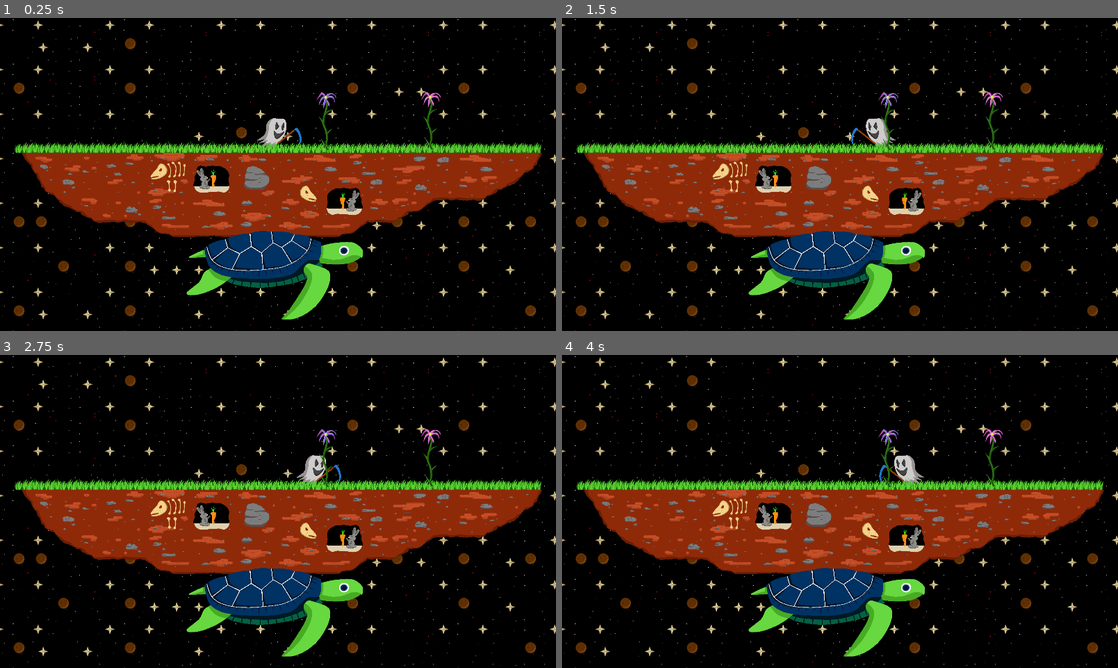
Above: before the commit, frames 1-4 (two rows, left to right).
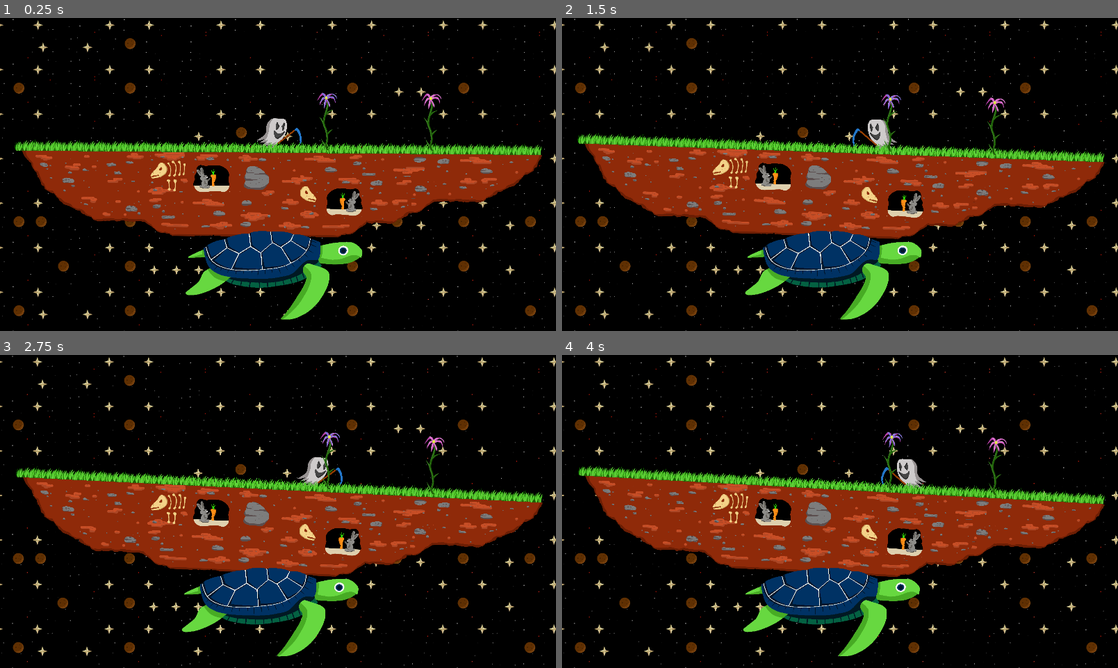
Above: after the commit, the same moments.

Repository: Stennsen/Elephanturtle
Game: Godot game, scene res://scenes/level/diskworld.tscn
Two runs of this game, one before a commit and one after it. Both use one fixed random seed, a clock stepped at 60 frames per second and the inputs below. Before the commit the project has no main scene; this scene is started directly in both runs.
Inputs:
- Up to frame 1 (0.25 s): no input
- Up to frame 2 (1.5 s): hold D (right) 0.53-1.28 s; hold E (crop) 0.53-1.28 s; hold A (left) from 1.28 s (still down); tap E (crop) at 1.35 s
- Up to frame 3 (2.75 s): release A (left) at 2.03 s; hold D (right) from 2.03 s (still down); hold E (crop) from 2.03 s (still down)
- Up to frame 4 (4 s): release E (crop) at 2.78 s; tap E (crop) at 2.85 s; release D (right) at 3.53 s; hold A (left) from 3.53 s (still down); hold E (crop) from 3.53 s (still down)

The runs differ from the first frame. In frame 1, 5.8% of the frame differs, in the area x 0-100%, y 0-100%; in frame 2, 13%; in frame 3, 15%; in frame 4, 16%.

Commit message:
fix balance bug

Diff:
--- a/project.godot
+++ b/project.godot
@@ -11,7 +11,7 @@
 [application]
 
 config/name="Elephanturtle"
-run/main_scene="res://level/flatworld.tscn"
+run/main_scene="res://scenes/level/diskworld.tscn"
 config/features=PackedStringArray("4.1", "GL Compatibility")
 config/icon="res://assets/graphics/entities/player/Ghost.png"
 
--- a/scenes/entities/plants/elephantflower/elephantflower.gd
+++ b/scenes/entities/plants/elephantflower/elephantflower.gd
@@ -10,7 +10,7 @@
 
 # Called every frame. 'delta' is the elapsed time since the previous frame.
 func _process(delta):
-	if progress >= 1000:
+	if progress >= 3000:
 		is_growing = false
 	if is_growing:
 		progress += 1
--- a/scenes/level/diskworld.gd
+++ b/scenes/level/diskworld.gd
@@ -21,8 +21,6 @@
 func calculate_balance():
 	var total_weight = 0
 	for flower in flower_list:
-		if flower:
-			continue
 		var flower_zone = int(flower.global_position.x/ZONE_SPACING)
 
 		if flower_zone < 0:
@@ -31,16 +29,18 @@
 			total_weight -= ZONE_MODIFIERS[flower_zone] * flower.WEIGHT
 
 	balance = total_weight
+
 func _on_Daisy_body_entered(body: PhysicsBody2D) -> void:
 	if body.name == "Player":
 		# Connect the daisy to the player
 		body.crop.connect(self._on_crop_daisy)
+
 func _on_crop_daisy(daisy: Node) -> void:
 	# Remove the daisy from the scene
 	daisy.queue_free()
 	# Play the corresponding audio
 	crop_sound.play()
-	flower_list.remove_at(flower_list.find(daisy))
+	flower_list.pop_at(flower_list.find(daisy))
 
 func rotate_camera():
 	var camera = get_node("Camera2D")
@@ -62,8 +62,6 @@
 	spawn_timer()
 	calculate_balance()
 	rotate_camera()
-	print(balance)
-	pass
 
 func spawn_timer():
 	daisy_timer()
@@ -85,7 +83,6 @@
 	daisy.position = daisy_spawn_location.position
 	daisy.rotation = direction
 	flower_list.push_back(daisy)
-	print(flower_list)
 	add_child(daisy)
 
 
